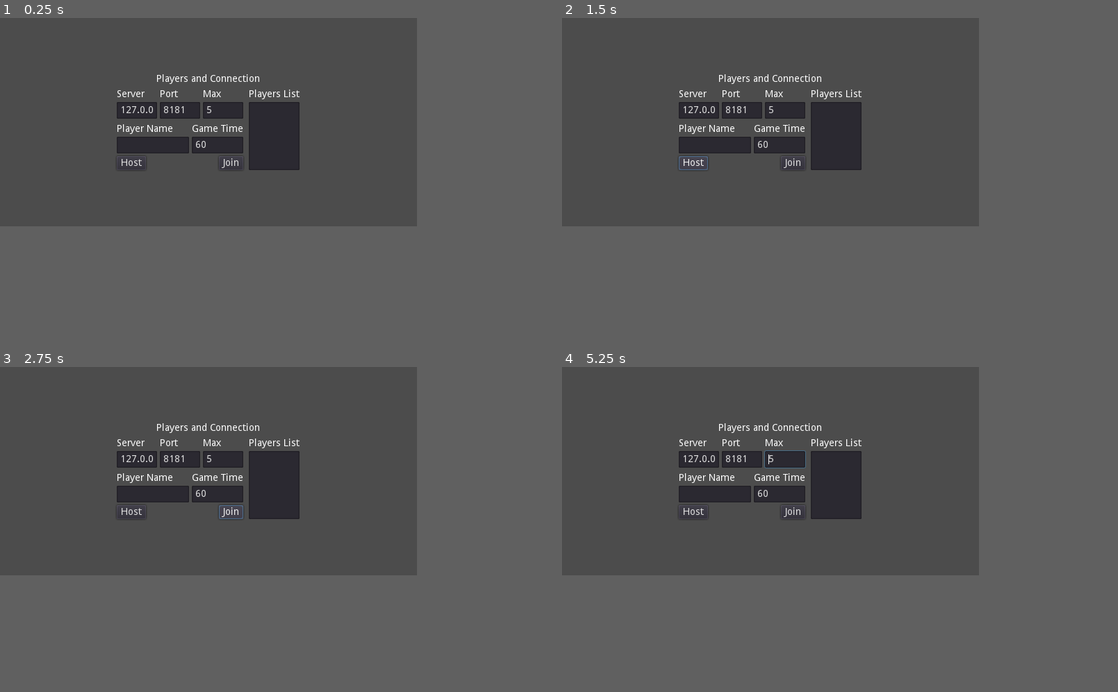
Above: before the commit, frames 1-4 (two rows, left to right).
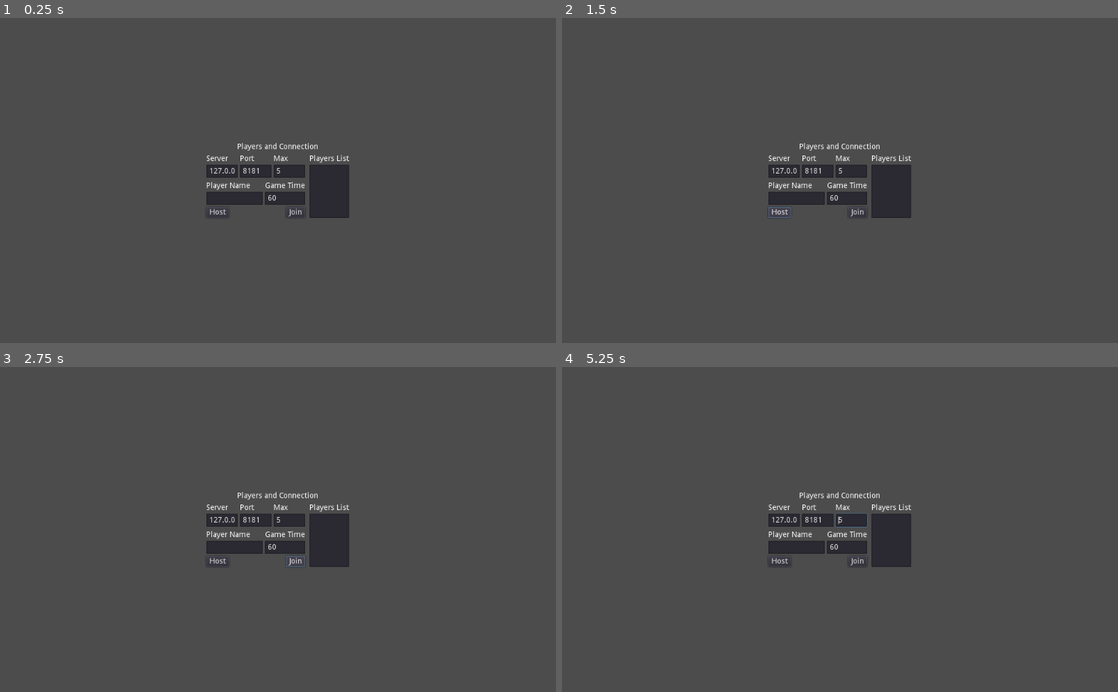
Above: after the commit, the same moments.

Repository: MacdonaldRobinson/godot-3d-multiplayer
Game: Godot game, scene res://lobby/Lobby.tscn
Two runs of this game, one before a commit and one after it. Both use one fixed random seed, a clock stepped at 60 frames per second and the inputs below. The engine's default icon, where the game draws it, is replaced by a stand-in: a white triangle on a blue panel in a dark square.
Inputs (mouse positions are in pixels of both pictures, inside the frame that each line leads up to):
- Up to frame 1 (0.25 s): no input
- Up to frame 2 (1.5 s): tap Enter at 0.5 s; move the mouse to (862, 112) at 0.52 s; hold Right (ui_right) 0.53-1.25 s; hold E (interact) 0.53-1.25 s; tap Space (jump) at 0.77, 1.07 s; click (862, 112) at 0.8 s; click "Host" at 1.25 s
- Up to frame 3 (2.75 s): click "Join" at 2 s
- Up to frame 4 (5.25 s): move the mouse to (684, 480) at 2.77 s; hold Down (ui_down) 2.78-3.53 s; click (684, 480) at 2.85 s; tap E (interact) at 3.05, 4.35 s; move the mouse to (812, 425) at 3.52 s; hold Right (ui_right) 3.53-4.28 s; hold E (interact) 3.53-4.28 s; click (812, 425) at 3.8 s; tap Space (jump) at 4.25, 4.52, 4.82 s; move the mouse to (751, 513) at 4.27 s; hold Up (ui_up) 4.28-5.03 s; click (751, 513) at 4.55 s; tap Enter at 5 s; move the mouse to (895, 503) at 5.02 s; press the mouse at (895, 503) at 5.03 s; hold Left (ui_left) from 5.03 s (still down)
In our replay, the window is 600x300 before the commit and 800x468 after it. These sizes can differ from the game's own. Grey fills any space a smaller window leaves; there, only what the larger window draws over its background counts as a difference.

The runs differ from the first frame. In frame 1, 7.3% of the frame differs, in the area x 21-63%, y 17-62%; in frame 2, 7.3%; in frame 3, 7.3%; in frame 4, 7.3%.

Commit message:
Added new creator weapon to add mesh spray

Diff:
--- a/interactables/collectables/ball/Ball.gd
+++ /dev/null
@@ -1,9 +0,0 @@
-extends Weapon
-
-class_name Ball
-# Called when the node enters the scene tree for the first time.
-func _ready():
-	self.item_name = "Ball"
-
-func shoot(weapon_ray_cast:RayCast):
-	pass
--- a/interactables/collectables/ball/Ball.tscn
+++ /dev/null
@@ -1,23 +0,0 @@
-[gd_scene load_steps=6 format=2]
-
-[ext_resource path="res://interactables/collectables/ball/Ball.gd" type="Script" id=1]
-[ext_resource path="res://assets/ui-textures/balls/pngs/football.png" type="Texture" id=2]
-
-[sub_resource type="SphereMesh" id=1]
-
-[sub_resource type="SpatialMaterial" id=2]
-albedo_texture = ExtResource( 2 )
-
-[sub_resource type="SphereShape" id=3]
-
-[node name="Ball" type="Spatial"]
-script = ExtResource( 1 )
-
-[node name="Body" type="RigidBody" parent="."]
-
-[node name="MeshInstance" type="MeshInstance" parent="Body"]
-mesh = SubResource( 1 )
-material/0 = SubResource( 2 )
-
-[node name="CollisionShape" type="CollisionShape" parent="Body"]
-shape = SubResource( 3 )
--- /dev/null
+++ b/interactables/collectables/weapons/creator/Creator.gd
@@ -0,0 +1,70 @@
+extends Weapon
+class_name Creator
+
+var item = preload("res://interactables/collectables/weapons/creator/structures/mesh_spray/MeshSpray.tscn")
+var spray:MeshSpray = item.instance()
+
+func _ready():
+	self.item_name = "Creator"
+	self.max_capacity = -1
+	self.current_ammo_amount = -1
+	spray.name = "spray"
+
+	var material:SpatialMaterial = spray.get_node("MeshInstance").mesh.material.duplicate() as SpatialMaterial
+	var collision_shape:CollisionShape = spray.get_node("CollisionShape") as CollisionShape
+
+	collision_shape.disabled = true
+
+	material.albedo_color = Color(1, 0, 0, 0.85)
+	material.flags_transparent = true
+
+	spray.get_node("MeshInstance").material_override = material
+
+
+func shoot(weapon_ray_cast:RayCast):
+	if weapon_ray_cast.is_colliding():
+		var collider = weapon_ray_cast.get_collider()
+		if not collider is Player:
+			var create_at_position = weapon_ray_cast.get_collision_point()
+			var normal = weapon_ray_cast.get_collision_normal()
+
+			var new_item:Spatial = item.instance()
+
+			collider.add_child(new_item)
+			new_item.global_transform = spray.global_transform
+
+func _process(delta):
+	var parent = get_parent()
+	var owner = parent.get_owner()
+	if owner is Player:
+		var weapon_ray_cast = owner._weapon_raycast
+		if weapon_ray_cast.is_colliding():
+			var collider = weapon_ray_cast.get_collider()
+			if not collider is Player:
+				var create_at_position = weapon_ray_cast.get_collision_point()
+				var normal = weapon_ray_cast.get_collision_normal()
+
+				if !owner.has_node(spray.name):
+					owner.add_child(spray)
+					spray.rotation = owner.rotation
+				else:
+					if Input.is_action_pressed("ui_left"):
+						spray.rotation.y -= deg2rad(1)
+					elif Input.is_action_pressed("ui_right"):
+						spray.rotation.y += deg2rad(1)
+					elif Input.is_action_pressed("ui_up"):
+						spray.rotation.x -= deg2rad(1)
+					elif Input.is_action_pressed("ui_down"):
+						spray.rotation.x += deg2rad(1)
+					else:
+						spray.global_transform.origin = create_at_position
+		else:
+			if owner.has_node(spray.name):
+				owner.remove_child(spray)
+
+	else:
+		if owner.has_node(spray.name):
+			owner.remove_child(spray)
+
+	if is_network_master():
+		Globals.peer_data.mesh_spray_global_transform = spray.global_transform
--- /dev/null
+++ b/interactables/collectables/weapons/creator/Creator.tscn
@@ -0,0 +1,30 @@
+[gd_scene load_steps=5 format=2]
+
+[ext_resource path="res://interactables/collectables/weapons/creator/Creator.gd" type="Script" id=1]
+
+[sub_resource type="SphereShape" id=1]
+
+[sub_resource type="SphereMesh" id=2]
+
+[sub_resource type="SpatialMaterial" id=3]
+albedo_color = Color( 0.411765, 0.0117647, 1, 1 )
+metallic = 1.0
+metallic_specular = 1.0
+roughness = 0.0
+emission_enabled = true
+emission = Color( 0.337255, 0, 1, 1 )
+emission_energy = 0.0
+emission_operator = 0
+emission_on_uv2 = false
+
+[node name="Creator" type="Spatial"]
+script = ExtResource( 1 )
+
+[node name="Body" type="StaticBody" parent="."]
+
+[node name="CollisionShape" type="CollisionShape" parent="Body"]
+shape = SubResource( 1 )
+
+[node name="MeshInstance" type="MeshInstance" parent="Body/CollisionShape"]
+mesh = SubResource( 2 )
+material/0 = SubResource( 3 )
--- /dev/null
+++ b/interactables/collectables/weapons/creator/structures/mesh_spray/MeshSpray.gd
@@ -0,0 +1,4 @@
+extends StaticBody
+class_name MeshSpray
+
+onready var mesh_instance:MeshInstance = $MeshInstance
--- /dev/null
+++ b/interactables/collectables/weapons/creator/structures/mesh_spray/MeshSpray.tscn
@@ -0,0 +1,25 @@
+[gd_scene load_steps=6 format=2]
+
+[ext_resource path="res://interactables/collectables/weapons/creator/structures/mesh_spray/MeshSpray.gd" type="Script" id=1]
+[ext_resource path="res://icon.png" type="Texture" id=2]
+
+[sub_resource type="SpatialMaterial" id=2]
+albedo_texture = ExtResource( 2 )
+uv1_triplanar = true
+
+[sub_resource type="CubeMesh" id=3]
+material = SubResource( 2 )
+size = Vector3( 10, 1, 10 )
+
+[sub_resource type="BoxShape" id=1]
+extents = Vector3( 5, 0.5, 5 )
+
+[node name="MeshSpray" type="StaticBody"]
+script = ExtResource( 1 )
+
+[node name="MeshInstance" type="MeshInstance" parent="."]
+mesh = SubResource( 3 )
+material/0 = null
+
+[node name="CollisionShape" type="CollisionShape" parent="."]
+shape = SubResource( 1 )
--- a/interactables/collectables/weapons/launcher/Launcher.tscn
+++ b/interactables/collectables/weapons/projectile/launcher/Launcher.tscn
@@ -1,6 +1,6 @@
 [gd_scene load_steps=6 format=2]
 
-[ext_resource path="res://interactables/collectables/weapons/launcher/Launcher.gd" type="Script" id=1]
+[ext_resource path="res://interactables/collectables/weapons/projectile/launcher/Launcher.gd" type="Script" id=1]
 [ext_resource path="res://icon.png" type="Texture" id=2]
 
 [sub_resource type="CylinderShape" id=1]
--- a/lobby/networking/PeerData.gd
+++ b/lobby/networking/PeerData.gd
@@ -12,3 +12,4 @@
 var camera_pivot_rotation:Vector3
 var currently_equipped_item_tscn:String
 var remote_method_call:String
+var mesh_spray_global_transform:Transform
--- /dev/null
+++ b/player/Area.gd
@@ -0,0 +1,8 @@
+extends Area
+
+onready var parent:Spatial = get_parent()
+
+func _on_Area_body_entered(body):
+	if body is Spatial:
+		var diff = (parent.global_transform.origin - body.global_transform.origin)
+		parent.global_transform.origin = lerp(parent.global_transform.origin,  parent.global_transform.origin - diff, 0.1)
--- /dev/null
+++ b/player/MainCamera.gd
@@ -0,0 +1 @@
+extends Node
--- a/player/Player.gd
+++ b/player/Player.gd
@@ -16,7 +16,7 @@
 export var gravity = 9.8
 export var mouse_sencitivity = 10
 export var movement_speed = 10
-export var jump_force = 100
+export var jump_force = 200
 export var energy_decrease_amount:float = 1
 export var health_decrease_amount:float = 1
 export var camera_zoom_ticks:float = 1
@@ -136,6 +136,10 @@
 
 	for child in children:
 		_equip_holder.remove_child(child)
+
+	if has_node("spray"):
+		var spray = get_node("spray")
+		remove_child(spray)
 
 func equip_item_index(index:int):
 	if collected_items.size() > index:
@@ -154,7 +158,7 @@
 #		new_slot.text = item.item_name
 #		_slots.add_child(new_slot)
 
-func collect_item(item:Interactable):
+func collect_item(item:Collectable):
 	print("ran collect_item", item)
 	if item == null:
 		return
@@ -243,18 +247,23 @@
 		var path_to_tscn = peer_data.currently_equipped_item_tscn
 
 		if currently_equipped_item == null:
-			var instance = load(path_to_tscn).instance()
+			var instance:Node = load(path_to_tscn).instance()
 			equip_item(instance)
+
 		else:
 			if currently_equipped_item.filename != path_to_tscn:
 				var instance = load(path_to_tscn).instance()
 				equip_item(instance)
+
 	else:
 		if currently_equipped_item != null:
 			un_equip()
 
 	for animation_key in peer_data.animations:
 		play_animation(animation_key, peer_data.animations[animation_key])
+
+	if currently_equipped_item and "spray" in currently_equipped_item:
+		currently_equipped_item.spray.global_transform = peer_data.mesh_spray_global_transform
 
 func interact():
 	var collider = _interact_raycast.get_collider().get_parent()
@@ -319,7 +328,7 @@
 	if !is_on_floor():
 		new_velocity.y -= gravity
 
-	if self.energy > 0 && Input.is_action_pressed("jump"):
+	if self.energy > 0 && Input.is_action_just_pressed("jump"):
 		new_velocity.y += jump_force
 		self.energy = self.energy-energy_decrease_amount
 
--- a/player/Player.tscn
+++ b/player/Player.tscn
@@ -1,8 +1,9 @@
-[gd_scene load_steps=12 format=2]
+[gd_scene load_steps=13 format=2]
 
 [ext_resource path="res://player/Player.gd" type="Script" id=1]
 [ext_resource path="res://ui/ScreenOverlays.tscn" type="PackedScene" id=2]
 [ext_resource path="res://ui/text_3d/Text3D.tscn" type="PackedScene" id=3]
+[ext_resource path="res://player/MainCamera.gd" type="Script" id=4]
 [ext_resource path="res://ui/progress_3d/Progress3D.tscn" type="PackedScene" id=5]
 [ext_resource path="res://icon.png" type="Texture" id=6]
 
@@ -39,9 +40,11 @@
 [node name="ScreenOverlays" parent="." instance=ExtResource( 2 )]
 
 [node name="CameraPivot" type="Spatial" parent="."]
-transform = Transform( 1, 0, 0, 0, 1, 0, 0, 0, 1, 0, 3.45601, -1.17742 )
+transform = Transform( 1, 0, 0, 0, 1, 0, 0, 0, 1, 0, 3.88158, -0.649846 )
 
 [node name="MainCamera" type="Camera" parent="CameraPivot"]
+far = 8192.0
+script = ExtResource( 4 )
 
 [node name="EquipPosition" type="Position3D" parent="CameraPivot/MainCamera"]
 transform = Transform( 1, 0, 0, 0, 1, 0, 0, 0, 1, 1.08936, -0.672286, -0.449856 )
@@ -55,14 +58,14 @@
 cast_to = Vector3( 0, 0, -100 )
 
 [node name="CollisionShape" type="CollisionShape" parent="."]
-transform = Transform( 1, 0, 0, 0, -4.37114e-08, -1, 0, 1, -4.37114e-08, 0, 2.02255, 0 )
+transform = Transform( 1, 0, 0, 0, -2.18557e-08, -1, 0, 0.5, -4.37114e-08, 0, 2.02255, 0 )
 shape = SubResource( 3 )
 
 [node name="MeshInstance" type="MeshInstance" parent="CollisionShape"]
 mesh = SubResource( 5 )
 material/0 = null
 
-[node name="MeshInstance2" type="MeshInstance" parent="CollisionShape"]
-transform = Transform( 1, 0, 0, 0, -4.37114e-08, -1, 0, 1, -4.37114e-08, 0, -0.797876, -1.04339 )
+[node name="MeshInstance2" type="MeshInstance" parent="CollisionShape/MeshInstance"]
+transform = Transform( 1, 0, 0, 0, -4.37114e-08, -1, 0, 1, -4.37114e-08, 0, -0.857915, -1.04339 )
 mesh = SubResource( 6 )
 material/0 = null
--- a/project.godot
+++ b/project.godot
@@ -14,11 +14,6 @@
 "language": "GDScript",
 "path": "res://interactables/collectables/weapons/ammos/Ammo.gd"
 }, {
-"base": "Weapon",
-"class": "Ball",
-"language": "GDScript",
-"path": "res://interactables/collectables/ball/Ball.gd"
-}, {
 "base": "Ammo",
 "class": "Bullet",
 "language": "GDScript",
@@ -34,6 +29,11 @@
 "language": "GDScript",
 "path": "res://interactables/collectables/Collectable.gd"
 }, {
+"base": "Weapon",
+"class": "Creator",
+"language": "GDScript",
+"path": "res://interactables/collectables/weapons/creator/Creator.gd"
+}, {
 "base": "VBoxContainer",
 "class": "DialogPanel",
 "language": "GDScript",
@@ -57,13 +57,18 @@
 "base": "WeaponProjectile",
 "class": "Launcher",
 "language": "GDScript",
-"path": "res://interactables/collectables/weapons/launcher/Launcher.gd"
+"path": "res://interactables/collectables/weapons/projectile/launcher/Launcher.gd"
 }, {
 "base": "Spatial",
 "class": "Level",
 "language": "GDScript",
 "path": "res://worlds/levels/Level.gd"
 }, {
+"base": "StaticBody",
+"class": "MeshSpray",
+"language": "GDScript",
+"path": "res://interactables/collectables/weapons/creator/structures/mesh_spray/MeshSpray.gd"
+}, {
 "base": "Node",
 "class": "PeerData",
 "language": "GDScript",
@@ -99,6 +104,11 @@
 "language": "GDScript",
 "path": "res://ui/slots_panel/SlotsPanel.gd"
 }, {
+"base": "CSGBox",
+"class": "Terrain",
+"language": "GDScript",
+"path": "res://worlds/levels/level1/Terrain.gd"
+}, {
 "base": "Sprite3D",
 "class": "Text3D",
 "language": "GDScript",
@@ -112,20 +122,21 @@
 "base": "Weapon",
 "class": "WeaponProjectile",
 "language": "GDScript",
-"path": "res://interactables/collectables/weapons/WeaponProjectile.gd"
+"path": "res://interactables/collectables/weapons/projectile/WeaponProjectile.gd"
 } ]
 _global_script_class_icons={
 "Ammo": "",
-"Ball": "",
 "Bullet": "",
 "BulletHole": "",
 "Collectable": "",
+"Creator": "",
 "DialogPanel": "",
 "HealthRefillStation": "",
 "Interactable": "",
 "ItemStatsPanel": "",
 "Launcher": "",
 "Level": "",
+"MeshSpray": "",
 "PeerData": "",
 "Player": "",
 "PlayerStatsPanel": "",
@@ -133,6 +144,7 @@
 "ScreenOverlay": "",
 "Slot": "",
 "SlotsPanel": "",
+"Terrain": "",
 "Text3D": "",
 "Weapon": "",
 "WeaponProjectile": ""
@@ -152,8 +164,6 @@
 
 [display]
 
-window/size/width=600
-window/size/height=300
 window/size/always_on_top=true
 
 [input]
--- a/worlds/levels/level1/Level1.tscn
+++ b/worlds/levels/level1/Level1.tscn
@@ -1,47 +1,15 @@
-[gd_scene load_steps=16 format=2]
+[gd_scene load_steps=10 format=2]
 
-[ext_resource path="res://worlds/levels/level1/GoalPost.tscn" type="PackedScene" id=1]
+[ext_resource path="res://interactables/collectables/weapons/creator/Creator.tscn" type="PackedScene" id=1]
 [ext_resource path="res://worlds/levels/Level.gd" type="Script" id=2]
 [ext_resource path="res://default_env.tres" type="Environment" id=3]
+[ext_resource path="res://worlds/levels/level1/Terrain.gd" type="Script" id=4]
 [ext_resource path="res://interactables/energy_regfill_station/EnergyRegfillStation.tscn" type="PackedScene" id=5]
 [ext_resource path="res://interactables/health_refill_station/HealthRefillStation.tscn" type="PackedScene" id=6]
-[ext_resource path="res://interactables/collectables/weapons/launcher/Launcher.tscn" type="PackedScene" id=8]
+[ext_resource path="res://interactables/collectables/weapons/projectile/launcher/Launcher.tscn" type="PackedScene" id=8]
 [ext_resource path="res://icon.png" type="Texture" id=9]
 
 [sub_resource type="SpatialMaterial" id=1]
-flags_transparent = true
-flags_unshaded = true
-vertex_color_use_as_albedo = true
-params_blend_mode = 1
-params_billboard_mode = 3
-particles_anim_h_frames = 1
-particles_anim_v_frames = 1
-particles_anim_loop = false
-albedo_texture = ExtResource( 9 )
-
-[sub_resource type="Gradient" id=2]
-offsets = PoolRealArray( 0, 0.0135135, 0.297297, 0.47973, 0.702703, 0.952703, 1 )
-colors = PoolColorArray( 0.505859, 0, 1, 1, 0, 0.947266, 1, 1, 0.144495, 0.133333, 0.94974, 1, 1, 0, 0, 1, 1, 0.966797, 0, 1, 1, 0, 0.0492792, 1, 1, 0, 0, 1 )
-
-[sub_resource type="GradientTexture" id=3]
-gradient = SubResource( 2 )
-
-[sub_resource type="Curve" id=4]
-_data = [ Vector2( 0, 0.0124999 ), 0.0, 0.0, 0, 0, Vector2( 0.187135, 1 ), 0.0, 0.0, 0, 0, Vector2( 0.660819, 0 ), 0.0, 0.0, 0, 0, Vector2( 1, 0 ), 0.0, 0.0, 0, 0 ]
-
-[sub_resource type="CurveTexture" id=5]
-curve = SubResource( 4 )
-
-[sub_resource type="ParticlesMaterial" id=6]
-emission_shape = 1
-emission_sphere_radius = 0.08
-gravity = Vector3( 0, 0, 0 )
-scale_curve = SubResource( 5 )
-color_ramp = SubResource( 3 )
-
-[sub_resource type="QuadMesh" id=7]
-
-[sub_resource type="SpatialMaterial" id=8]
 albedo_texture = ExtResource( 9 )
 uv1_triplanar = true
 
@@ -52,15 +20,8 @@
 [node name="WorldEnvironment" type="WorldEnvironment" parent="."]
 environment = ExtResource( 3 )
 
-[node name="Particles2" type="Particles" parent="."]
-transform = Transform( 1, 0, 0, 0, 1, 0, 0, 0, 1, 0, 2.12424, -1.80681 )
-visible = false
-material_override = SubResource( 1 )
-process_material = SubResource( 6 )
-draw_pass_1 = SubResource( 7 )
-
 [node name="Interactables" type="Spatial" parent="."]
-transform = Transform( 1, 0, 0, 0, 1, 0, 0, 0, 1, 0, -10.3167, 0 )
+transform = Transform( 1, 0, 0, 0, 1, 0, 0, 0, 1, 0, -12.8166, 0 )
 
 [node name="Launcher" parent="Interactables" instance=ExtResource( 8 )]
 transform = Transform( 1, 0, 0, 0, 1, 0, 0, 0, 1, 0, 0.8578, 0 )
@@ -71,25 +32,23 @@
 [node name="EnergyRefillStation" parent="Interactables" instance=ExtResource( 5 )]
 transform = Transform( 1, 0, 0, 0, 1, 0, 0, 0, 1, 0, 0, 6.5228 )
 
+[node name="Creator" parent="Interactables" instance=ExtResource( 1 )]
+transform = Transform( 1, 0, 0, 0, 1, 0, 0, 0, 1, 7.01969, 0.28547, 0 )
+
 [node name="Players" type="Spatial" parent="."]
 transform = Transform( 1, 0, 0, 0, 1, 0, 0, 0, 1, 0, 12.9559, 9.25914 )
 
-[node name="Ground" type="CSGBox" parent="."]
-material_override = SubResource( 8 )
+[node name="Terrain" type="CSGBox" parent="."]
+material_override = SubResource( 1 )
 use_collision = true
 width = 100.0
 height = 50.0
 depth = 100.0
+script = ExtResource( 4 )
 
-[node name="Ground2" type="CSGBox" parent="Ground"]
+[node name="Ground2" type="CSGBox" parent="Terrain"]
 transform = Transform( 1, 0, 0, 0, 1, 0, 0, 0, 1, 0, 6.18335, 0 )
 operation = 2
 width = 75.0
-height = 35.0
+height = 40.0
 depth = 75.0
-
-[node name="Goal" parent="." instance=ExtResource( 1 )]
-transform = Transform( -1, 0, -8.74228e-08, 0, 1, 0, 8.74228e-08, 0, -1, 0, 0, -33.3359 )
-
-[node name="Goal2" parent="." instance=ExtResource( 1 )]
-transform = Transform( 1, 0, 0, 0, 1, 0, 0, 0, 1, 0, 0, 33.1382 )
--- /dev/null
+++ b/worlds/levels/level1/Terrain.gd
@@ -0,0 +1,2 @@
+extends CSGBox
+class_name Terrain
Renamed: interactables/collectables/weapons/WeaponProjectile.gd -> interactables/collectables/weapons/projectile/WeaponProjectile.gd
Renamed: interactables/collectables/weapons/launcher/Launcher.gd -> interactables/collectables/weapons/projectile/launcher/Launcher.gd
